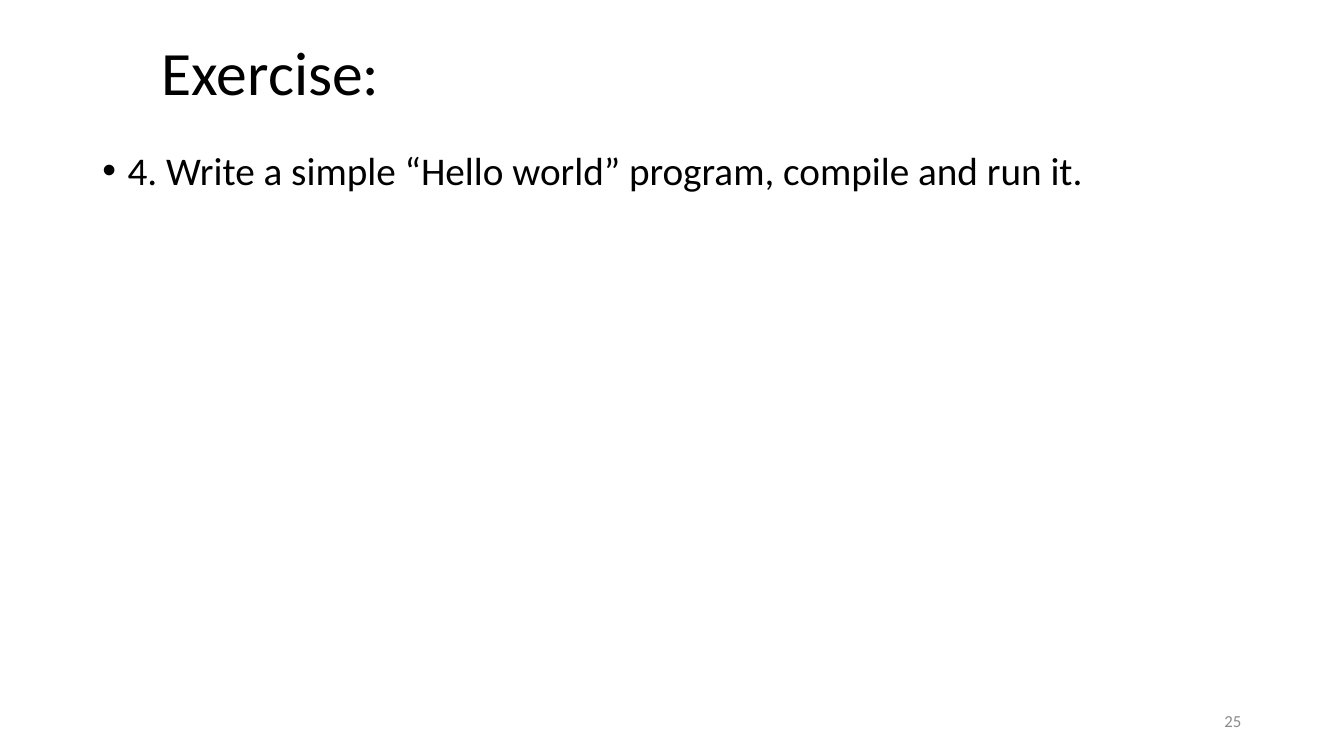
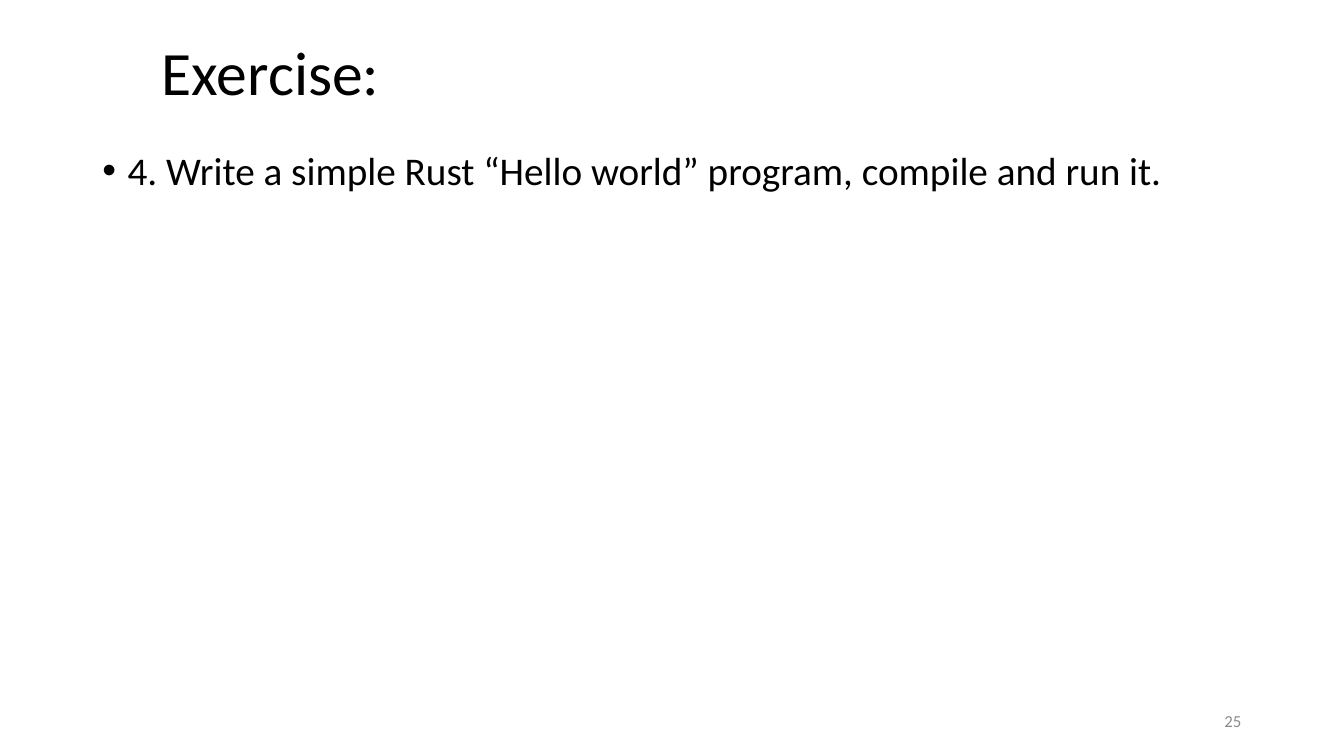
Before and after one commit to ShiqiYu/CPP, a slide deck: slide 25 of week12/Lab12.pptx. Drawn at 1344x756 pixels with LibreOffice and Linux fonts; fonts in the diff are those of the drawing; background and template pictures are left out. Boxes give left, top, right and bottom in pixels: in the first picture for what was removed or moved away, otherwise in the second. Text is boxed around its words. In the diff, an @@ line names an element or a change of style, - is before the commit and + after.

```diff
--- a/week12/Lab12.pptx
+++ b/week12/Lab12.pptx
@@ text at <box>128,157,1161,192</box>: text changed @@
-• 4. Write a simple “Hello world” program, compile and run it.
+• 4. Write a simple Rust “Hello world” program, compile and run it.
```
Also in this commit, not shown: 2 other files.
